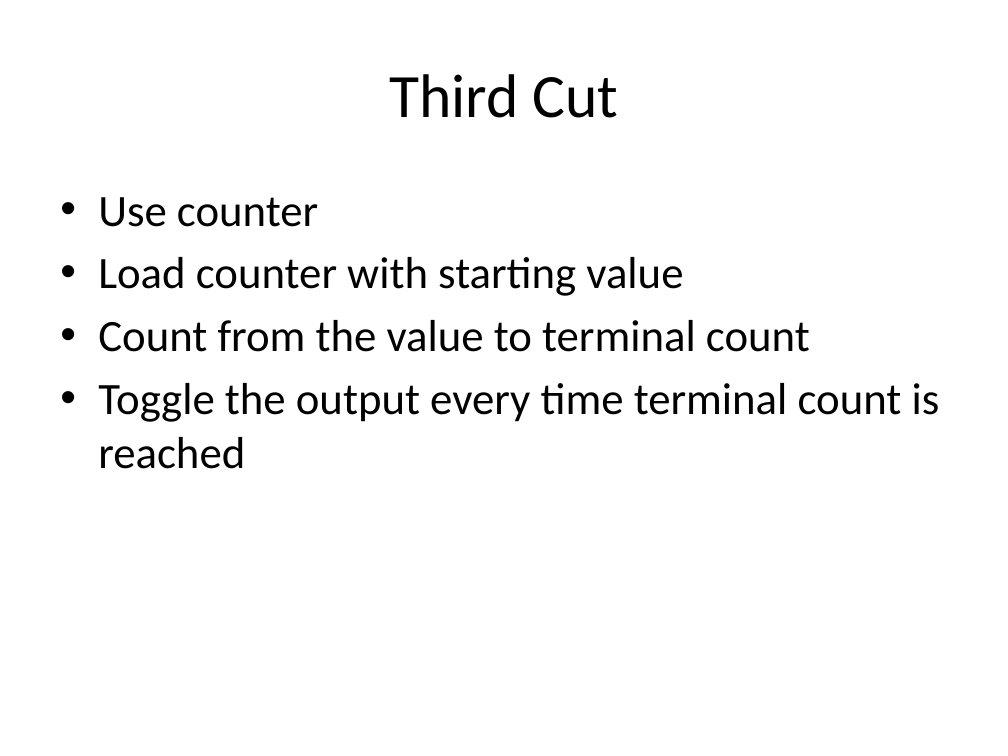
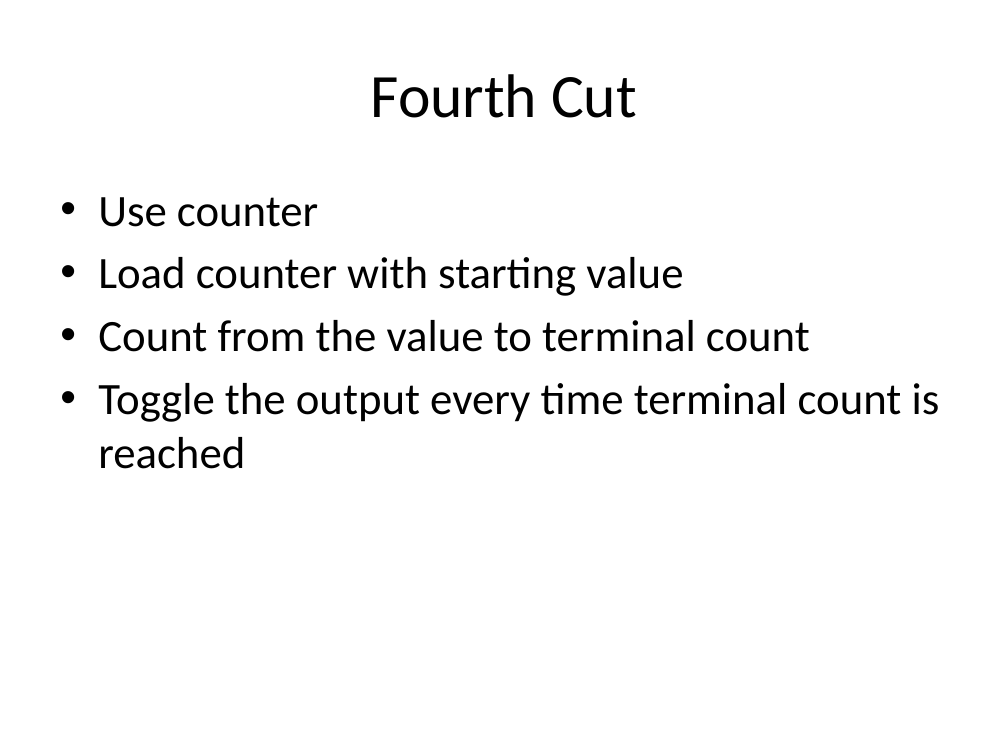
Before and after one commit to douggilliland/MultiComp, a slide deck: slide 15 of MultiComp (VHDL Template)/Components/SoundGen/Documentation/Sound Generator.pptx (slide 6 before the commit). Drawn at 1008x756 pixels with LibreOffice and Linux fonts; fonts in the diff are those of the drawing. Boxes give left, top, right and bottom in pixels: in the first picture for what was removed or moved away, otherwise in the second. Text is boxed around its words. In the diff, an @@ line names an element or a change of style, - is before the commit and + after.

```diff
--- a/MultiComp (VHDL Template)/Components/SoundGen/Documentation/Sound Generator.pptx
+++ b/MultiComp (VHDL Template)/Components/SoundGen/Documentation/Sound Generator.pptx
@@ title at (x1=371, y1=74, x2=637, y2=118): text changed @@
-Third Cut
+Fourth Cut
```
Also in this commit, not shown: 8 other slides changed, 9 slides added.
